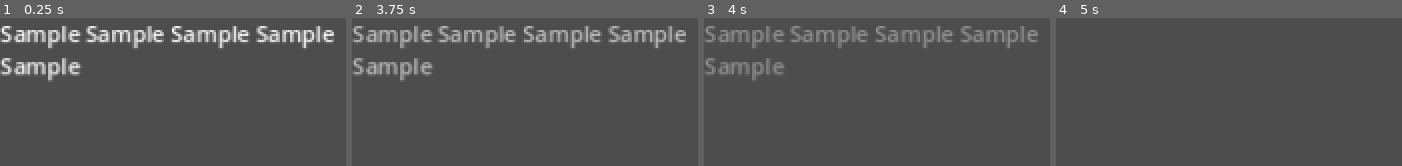
Above: before the commit, frames 1-4 (left to right).
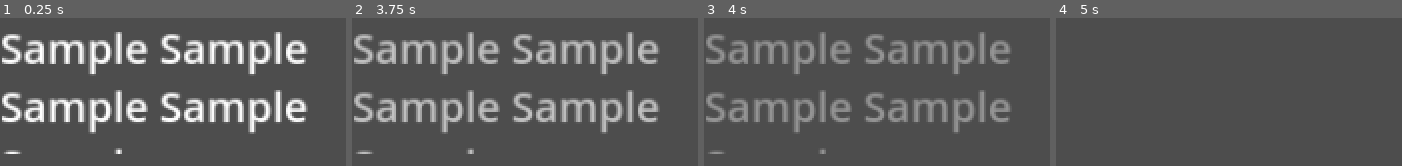
Above: after the commit, the same moments.

Repository: whatgum/GAMEJAM2022
Game: Godot game, scene res://DialogPopup.tscn
Same seed, same stepped clock (60 frames per second), same inputs: the game is played once before the commit and once after it. This scene is started directly instead of the project's main scene.
Inputs:
- Up to frame 1 (0.25 s): no input
- Up to frame 2 (3.75 s): tap Enter at 0.5, 2, 3.5 s; tap Space at 1.25, 2.75 s
- Up to frame 3 (4 s): no input
- Up to frame 4 (5 s): no input

The runs differ from the first frame. In frame 1, 26% of the frame differs, in the area x 0-97%, y 5-92%; in frame 2, 24%; in frame 3, 19%; in frame 4, nothing differs.

Commit message:
made dialgoueManager

Diff:
--- a/COPS/CreateQuestion.gd
+++ b/COPS/CreateQuestion.gd
@@ -2,12 +2,26 @@
 
 var question = load("res://questionScene.tscn")
 # Called when the node enters the scene tree for the first time.
-func passQuestion(string : String) -> void:
+
+signal pressThisBitch(string)
+
+signal startDialogue(string)
+
+func passQuestion(string : String, pressable : bool) -> void:
 	var newQuestion = question.instance();
-	newQuestion.init(string)
+	newQuestion.init(string, pressable)
 	self.add_child(newQuestion)
 
-func sendQuestion(string : String) -> void:
+
+func sendQuestion(string : String, pressable : bool, index : int) -> void:
 	if(string.begins_with("[center]")):
 		string = string.substr(8)
 	print("ask this : " + string)
+	if(pressable):
+		print("press this bitch")
+		emit_signal("pressThisBitch", string)
+	else:
+		print("just do dialogue")
+		self.remove_child(get_child(index))
+		emit_signal("startDialogue", string)
+	get_tree().call_group("questions", "disableButtons", true)
--- /dev/null
+++ b/COPS/DialogManager.gd
@@ -0,0 +1,47 @@
+extends Control
+
+enum varients{DETECTIVE, INTERVEIWEE}
+var detecDic : Dictionary
+var interDic : Dictionary
+var key : String
+var dialogPop = load("res://DialogPopup.tscn")
+var rectSize = Vector2(512, 90)
+
+var detecColor = Color("cc846f")
+var interColor = Color("73b86a")
+
+func initDialog(detecitveDialogue : Dictionary, intervieweeDialogue : Dictionary, _key : String) -> void:
+	print('startingDialog')
+	self.detecDic = detecitveDialogue
+	self.interDic = intervieweeDialogue
+	self.key = _key
+	if(detecDic.has(key)):
+		setUpPopup(varients.DETECTIVE, detecDic[key])
+	if(interDic.has(key)):
+		setUpPopup(varients.INTERVEIWEE, interDic[key])
+
+
+func setUpPopup(varient : int, dialogue : String) -> void:
+	var newPop : RichTextLabel
+	newPop = dialogPop.instantiate()
+
+	dialogue = "[center]" + dialogue
+	newPop.text = dialogue
+
+	newPop.connect("finishedDialgue", Callable(self, "startNext"))
+	match(varient):
+		varients.DETECTIVE:
+			get_child(1).add_child(newPop)
+		varients.INTERVEIWEE:
+			get_child(0).add_child(newPop)
+	newPop.rect_size = rectSize
+
+func startNext(newKey : String) -> void:
+	self.key = newKey
+	print(key)
+	if(detecDic.has(key)):
+		setUpPopup(varients.DETECTIVE, detecDic[key])
+	elif(interDic.has(key)):
+		setUpPopup(varients.INTERVEIWEE, interDic[key])
+	else:
+		get_tree().call_group("questions", "disableButtons", false)
--- /dev/null
+++ b/COPS/DialogManager.tscn
@@ -0,0 +1,29 @@
+[gd_scene load_steps=2 format=3 uid="uid://n4r5ss1cea4o"]
+
+[ext_resource type="Script" path="res://DialogManager.gd" id="1_s0ijb"]
+
+[node name="dialogManager" type="Control"]
+anchor_right = 1.0
+anchor_bottom = 1.0
+script = ExtResource( "1_s0ijb" )
+__meta__ = {
+"_edit_use_anchors_": false
+}
+
+[node name="interDialougePlacement" type="Control" parent="."]
+anchor_left = 0.25
+anchor_top = 0.082
+anchor_right = 0.25
+anchor_bottom = 0.082
+__meta__ = {
+"_edit_use_anchors_": false
+}
+
+[node name="dectDialougePlacement2" type="Control" parent="."]
+anchor_left = 0.25
+anchor_top = 0.399
+anchor_right = 0.25
+anchor_bottom = 0.399
+__meta__ = {
+"_edit_use_anchors_": false
+}
--- a/COPS/DialogPopup.gd
+++ b/COPS/DialogPopup.gd
@@ -2,7 +2,7 @@
 
 var runningTime = 0
 
-
+signal finishedDialgue(text)
 # Each character adds this many seconds before fading
 var fadeDelayPerCharacter = 0.1
 
@@ -23,3 +23,4 @@
 	if modulate.a <= 0:
 		queue_free()
 		print(text.length())
+		emit_signal("finishedDialgue", text.substr(8))
--- a/COPS/DialogPopup.tscn
+++ b/COPS/DialogPopup.tscn
@@ -1,11 +1,15 @@
-[gd_scene load_steps=2 format=3 uid="uid://bobs0t73b4gvx"]
+[gd_scene load_steps=3 format=3 uid="uid://bobs0t73b4gvx"]
 
 [ext_resource type="Script" path="res://DialogPopup.gd" id="1_q88l6"]
+[ext_resource type="Theme" uid="uid://dfuo2s12dh10a" path="res://gameTheme.tres" id="1_wr5y8"]
 
 [node name="DialogPopup" type="RichTextLabel"]
 offset_right = 301.0
 offset_bottom = 98.0
+theme = ExtResource( "1_wr5y8" )
+theme_override_font_sizes/normal_font_size = 30
 text = "Sample Sample Sample Sample Sample"
+bbcode_enabled = true
 scroll_active = false
 script = ExtResource( "1_q88l6" )
 __meta__ = {
--- a/COPS/QuestioningScene.gd
+++ b/COPS/QuestioningScene.gd
@@ -1,6 +1,7 @@
 extends Control
 
 var currentEvidence = ""
+signal startConversation(detectiveDict, interviewDict, key)
 
 func _process(delta):
 	if(Input.is_action_just_pressed("removeEvidence")):
@@ -8,7 +9,19 @@
 		Input.set_custom_mouse_cursor(null)
 		currentEvidence = ""
 
+
 func _on_button_pressed():
 	if(currentEvidence != ""):
 		print("Ask about : " + currentEvidence)
 	Input.set_custom_mouse_cursor(null)
+
+
+var ConversationDictionary := {
+	"THE QUICK BROWN FOX JUMPS OVER THE SMALL DOG?" : [{"THE QUICK BROWN FOX JUMPS OVER THE SMALL DOG?" : "Whats all this about a fox??"},{"Whats all this about a fox??" : "yeah it was a fox, I swear"}]}
+
+
+func _on_question_container_start_dialogue(key : String):
+	key = key.to_upper()
+	print(key)
+	if(ConversationDictionary.has(key)):
+		emit_signal("startConversation", ConversationDictionary[key][0], ConversationDictionary[key][1], key )
--- a/COPS/QuestioningScene.tscn
+++ b/COPS/QuestioningScene.tscn
@@ -6,6 +6,7 @@
 [ext_resource type="Script" path="res://CreateQuestion.gd" id="2_x4aks"]
 [ext_resource type="Script" path="res://PopupPanel.gd" id="4_hfcs3"]
 [ext_resource type="PackedScene" uid="uid://bawf3pu6aar32" path="res://evidenceScene.tscn" id="5_pv68c"]
+[ext_resource type="PackedScene" uid="uid://n4r5ss1cea4o" path="res://DialogManager.tscn" id="7_qojd4"]
 
 [sub_resource type="RectangleShape2D" id="RectangleShape2D_fsj4o"]
 size = Vector2(371, 462)
@@ -44,7 +45,7 @@
 [node name="CollisionShape2D" type="CollisionShape2D" parent="SuspectPlaceholder"]
 shape = SubResource( "RectangleShape2D_fsj4o" )
 
-[node name="Panel" type="Panel" parent="."]
+[node name="quesionsPanel" type="Panel" parent="."]
 anchor_left = 0.699
 anchor_top = 0.738
 anchor_right = 0.99
@@ -54,7 +55,7 @@
 "_edit_use_anchors_": false
 }
 
-[node name="ScrollContainer" type="ScrollContainer" parent="Panel"]
+[node name="ScrollContainer" type="ScrollContainer" parent="quesionsPanel"]
 anchor_left = 0.054
 anchor_top = 0.1
 anchor_right = 0.98
@@ -69,7 +70,7 @@
 "_edit_use_anchors_": false
 }
 
-[node name="questionContainer" type="VBoxContainer" parent="Panel/ScrollContainer"]
+[node name="questionContainer" type="VBoxContainer" parent="quesionsPanel/ScrollContainer"]
 offset_right = 270.0
 offset_bottom = 310.0
 grow_horizontal = 0
@@ -82,7 +83,7 @@
 "_edit_use_anchors_": false
 }
 
-[node name="Control" parent="Panel/ScrollContainer/questionContainer" instance=ExtResource( "1_qo5sj" )]
+[node name="Control" parent="quesionsPanel/ScrollContainer/questionContainer" instance=ExtResource( "1_qo5sj" )]
 anchor_right = 0.0
 anchor_bottom = 0.0
 offset_right = 270.0
@@ -91,7 +92,7 @@
 size_flags_horizontal = 3
 size_flags_vertical = 3
 
-[node name="Control2" parent="Panel/ScrollContainer/questionContainer" instance=ExtResource( "1_qo5sj" )]
+[node name="Control2" parent="quesionsPanel/ScrollContainer/questionContainer" instance=ExtResource( "1_qo5sj" )]
 anchor_right = 0.0
 anchor_bottom = 0.0
 offset_top = 80.0
@@ -101,7 +102,7 @@
 size_flags_horizontal = 3
 size_flags_vertical = 3
 
-[node name="Control3" parent="Panel/ScrollContainer/questionContainer" instance=ExtResource( "1_qo5sj" )]
+[node name="Control3" parent="quesionsPanel/ScrollContainer/questionContainer" instance=ExtResource( "1_qo5sj" )]
 anchor_right = 0.0
 anchor_bottom = 0.0
 offset_top = 160.0
@@ -111,7 +112,7 @@
 size_flags_horizontal = 3
 size_flags_vertical = 3
 
-[node name="Control4" parent="Panel/ScrollContainer/questionContainer" instance=ExtResource( "1_qo5sj" )]
+[node name="Control4" parent="quesionsPanel/ScrollContainer/questionContainer" instance=ExtResource( "1_qo5sj" )]
 anchor_right = 0.0
 anchor_bottom = 0.0
 offset_top = 240.0
@@ -152,5 +153,10 @@
 
 [node name="Control" parent="PopupPanel/ScrollContainer/vBoxContainer" instance=ExtResource( "5_pv68c" )]
 
+[node name="dialogManager" parent="." instance=ExtResource( "7_qojd4" )]
+mouse_filter = 2
+
+[connection signal="startConversation" from="." to="dialogManager" method="initDialog"]
 [connection signal="pressed" from="Button" to="." method="_on_button_pressed"]
+[connection signal="startDialogue" from="quesionsPanel/ScrollContainer/questionContainer" to="." method="_on_question_container_start_dialogue"]
 [connection signal="pressed" from="evidenceButton" to="PopupPanel" method="_on_evidence_button_pressed"]
--- a/COPS/addText.gd
+++ b/COPS/addText.gd
@@ -1,10 +1,13 @@
 extends Control
 
+var pressable : bool
 
-
-func init(string :String) -> void:
-	get_child(1).text = string;
-
+func init(string :String, _pressable : bool) -> void:
+	get_child(1).text = string
+	self.pressable = _pressable
 
 func _on_button_pressed():
-	get_parent().sendQuestion(get_child(1).text)
+	get_parent().sendQuestion(get_child(1).text, pressable, self.get_index())
+
+func disableButtons(_set : bool):
+	get_child(0).disabled = _set
--- a/COPS/questionScene.tscn
+++ b/COPS/questionScene.tscn
@@ -3,7 +3,7 @@
 [ext_resource type="Theme" uid="uid://dfuo2s12dh10a" path="res://gameTheme.tres" id="1_1nhie"]
 [ext_resource type="Script" path="res://addText.gd" id="1_fdpsb"]
 
-[node name="Control" type="Control"]
+[node name="Control" type="Control" groups=["questions"]]
 anchor_right = 1.0
 anchor_bottom = 1.0
 script = ExtResource( "1_fdpsb" )
Not shown: 1 places in COPS/QuestioningScene.tscn that only renumber resources
